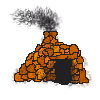
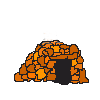
Layers edited between the first and the second (100, 100) image:
painted on "Layer" over left=10, top=5, right=92, bottom=89
